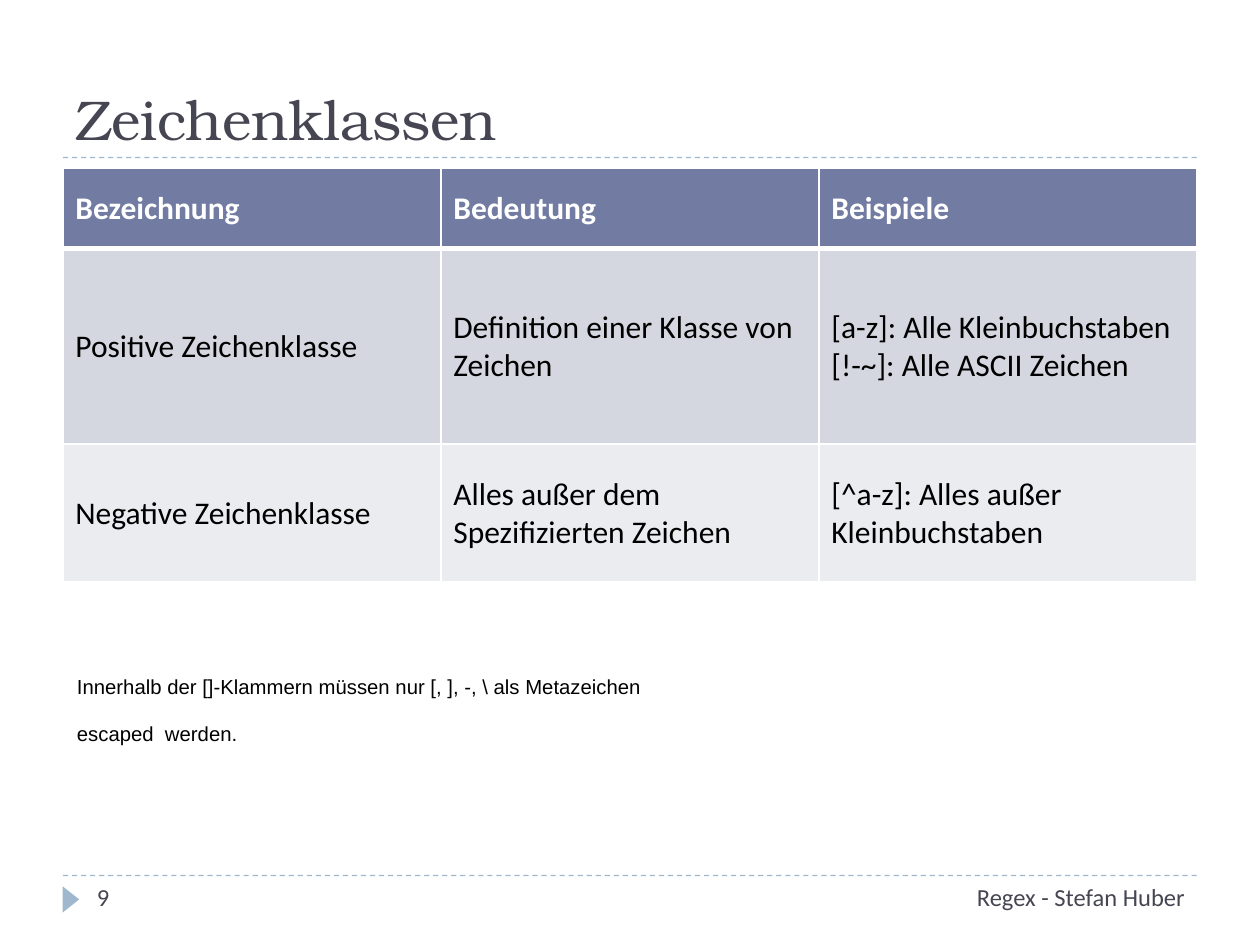
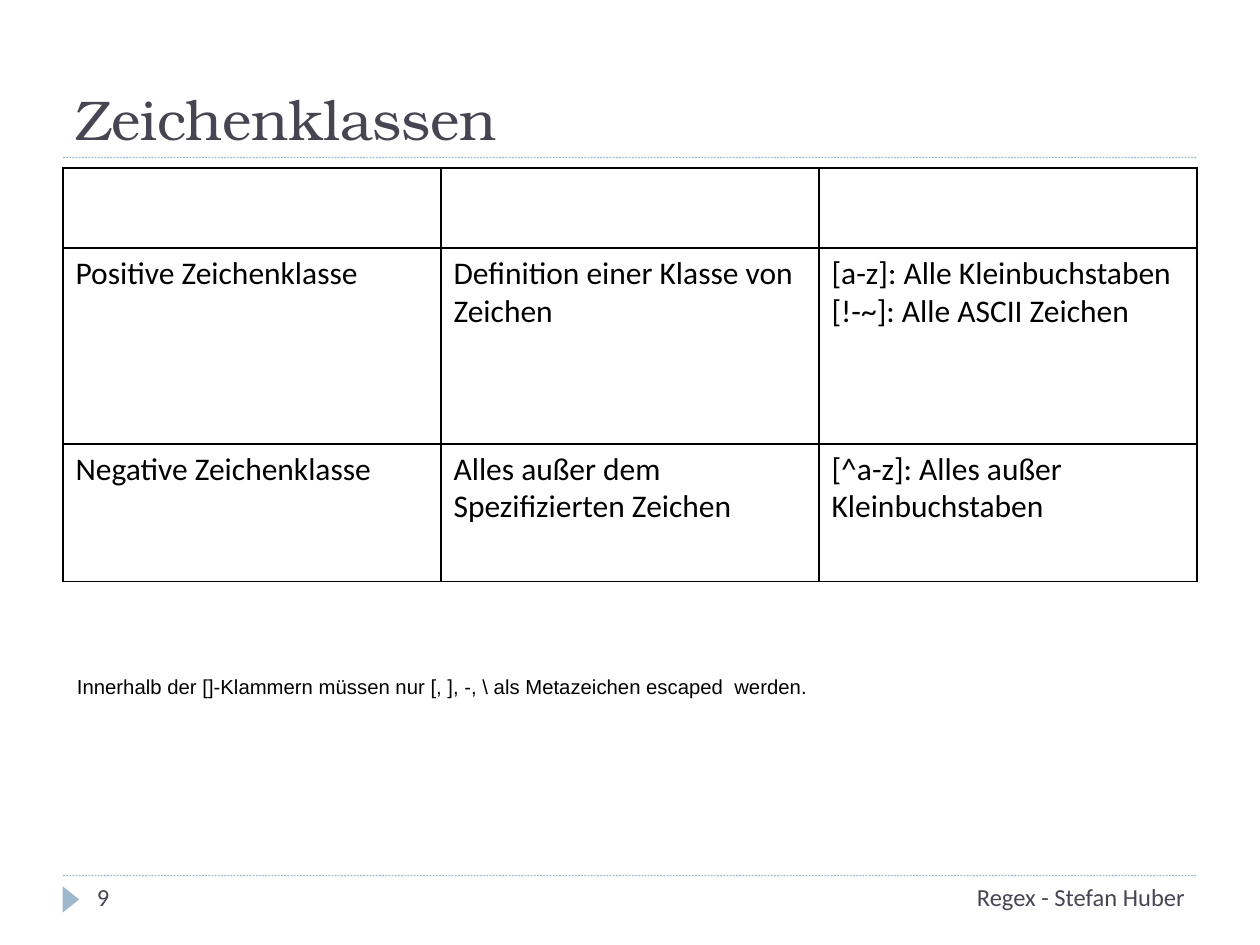
Before and after one commit to stefanhuber/regex-schulung, a slide deck: slide 9 of Regex.pptx. Drawn at 1260x945 pixels with LibreOffice and Linux fonts; fonts in the diff are those of the drawing. Boxes give left, top, right and bottom in pixels: in the first picture for what was removed or moved away, otherwise in the second. Text is boxed around its words. In the diff, an @@ line names an element or a change of style, - is before the commit and + after.

```diff
--- a/Regex.pptx
+++ b/Regex.pptx
@@ table at [63, 168, 1197, 581] @@
@@ fill #727CA3 to none in row 1 @@
@@ fill #D5D7E0 to none in row 2 @@
@@ fill #EBECF0 to none in row 3 @@
@@ borders changed @@
@@ line (63, 158) - (1197, 158): stroke #9FB8CD 0.75 pt dashed to #9FB8CD 0.74 pt @@
@@ text "Innerhalb der []-Klammern müssen nur ..." at [77, 679, 806, 699]: now subscript @@
@@ line (63, 876) - (1197, 876): stroke #9FB8CD 0.75 pt dashed to #9FB8CD 0.74 pt @@
```
Also in this commit, not shown: 20 other slides changed, 1 other file.
